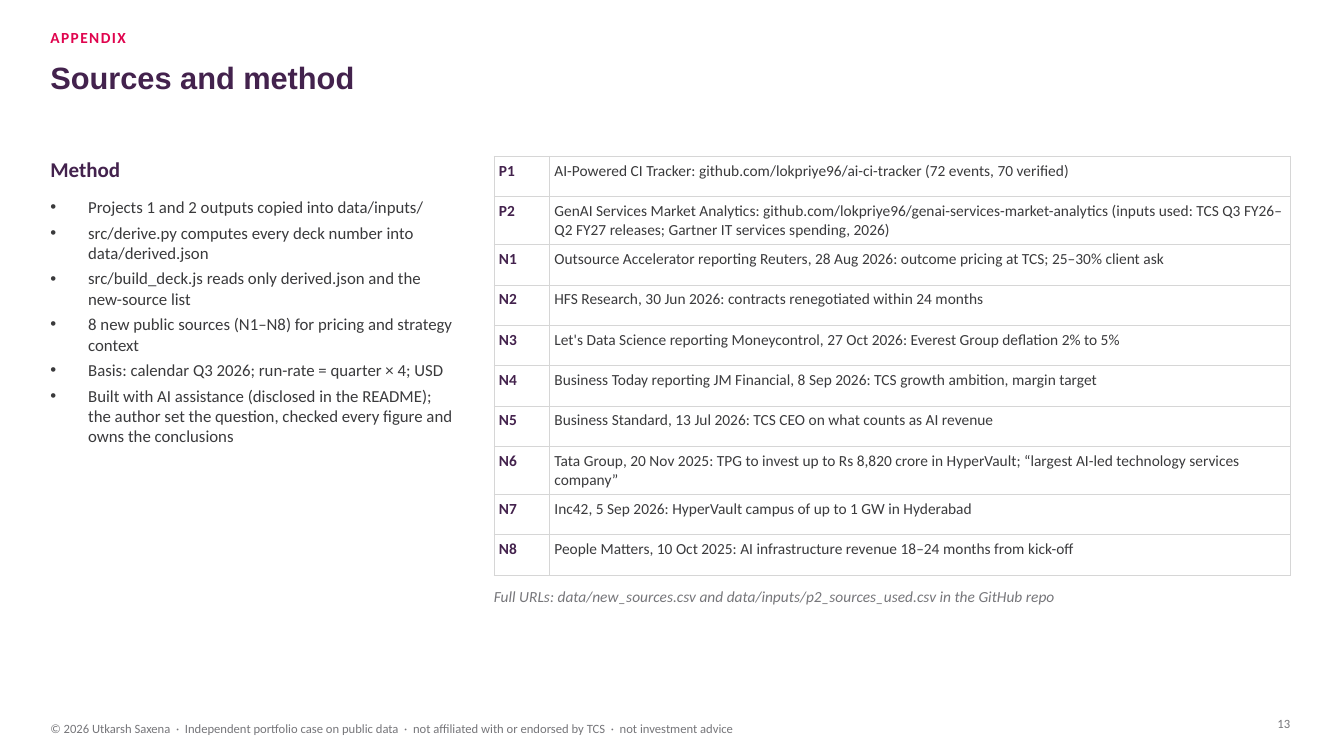
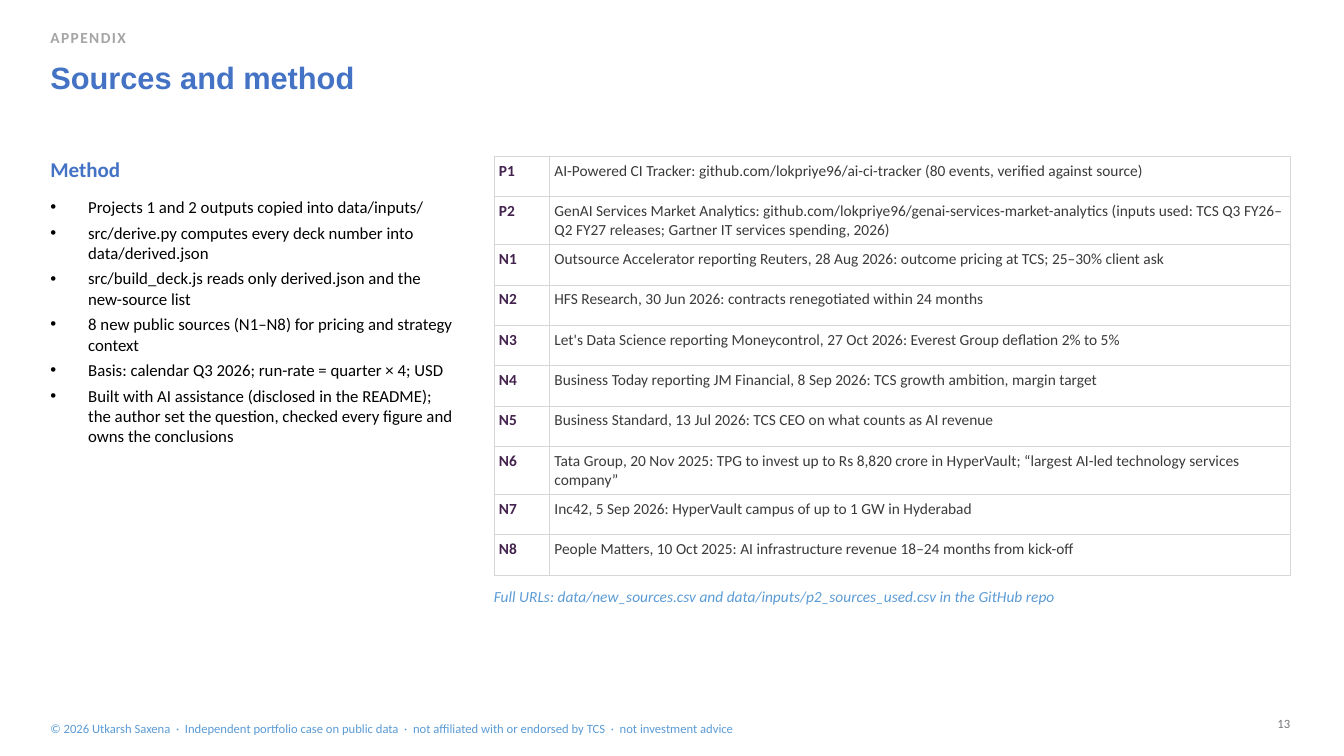
Before and after one commit to lokpriye96/ai-consulting-report-genai-services, a slide deck: slide 13 of outputs/TCS_AI_Deflation_Strategy.pptx. Drawn at 1344x756 pixels with LibreOffice and Linux fonts; fonts in the diff are those of the drawing. Boxes give left, top, right and bottom in pixels: in the first picture for what was removed or moved away, otherwise in the second. Text is boxed around its words. In the diff, an @@ line names an element or a change of style, - is before the commit and + after.

Commit message:
Use 80 CI events; fix ranking and GCC claims; qualify correlations; peer median excludes TCS; regenerate deck, PDF and slide images

```diff
--- a/outputs/TCS_AI_Deflation_Strategy.pptx
+++ b/outputs/TCS_AI_Deflation_Strategy.pptx
@@ text "APPENDIX" at box(50, 33, 125, 43): text colour #E0044E to #A5A5A5 @@
@@ title "Sources and method" at box(50, 66, 354, 90): text colour #43224D to #4472C4 @@
@@ text "Method" at box(50, 162, 120, 177): text colour #43224D to #4472C4 @@
@@ table at box(494, 156, 1291, 561) @@
-row 1, column 2: AI-Powered CI Tracker: github.com/lokpriye96/ai-ci-tracker (72 events, 70 verified)
+row 1, column 2: AI-Powered CI Tracker: github.com/lokpriye96/ai-ci-tracker (80 events, verified against source)
@@ text "Projects 1 and 2 outputs ..." at box(88, 201, 452, 442): text colour #3A3A3C to #000000 @@
@@ text "Full URLs: data/new_sources.csv and data/inputs/p2_sources_u ..." at box(494, 591, 1054, 605): text colour #76767A to #5B9BD5 @@
@@ text "© 2026 Utkarsh Saxena · ..." at box(64, 724, 733, 735): text colour #76767A to #5B9BD5 @@
```
Also in this commit, not shown: 11 other slides changed, 22 other files.
